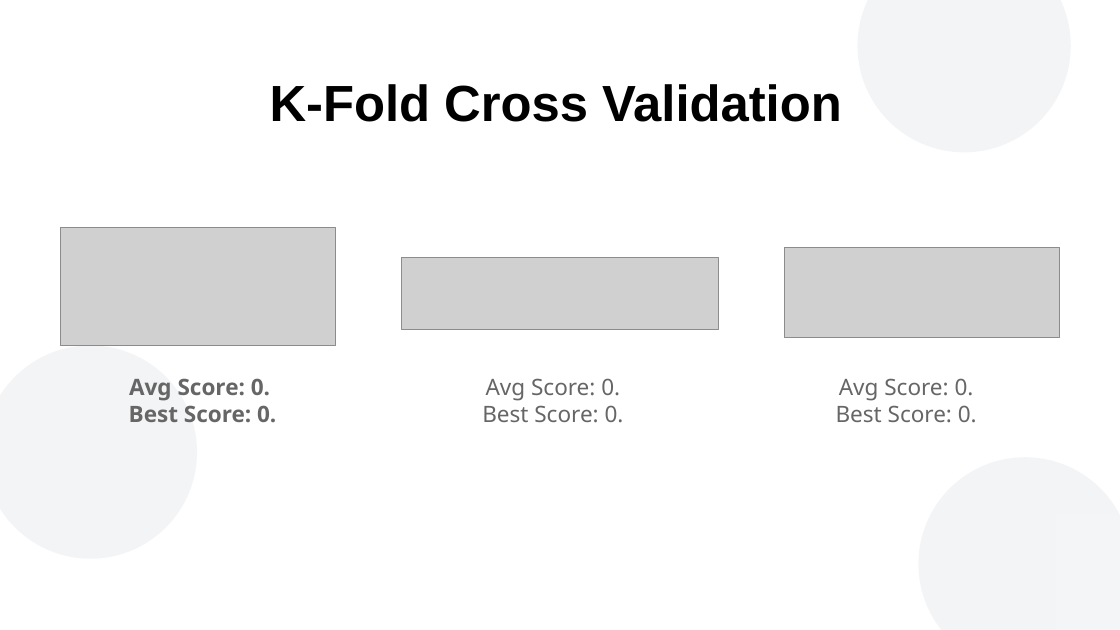
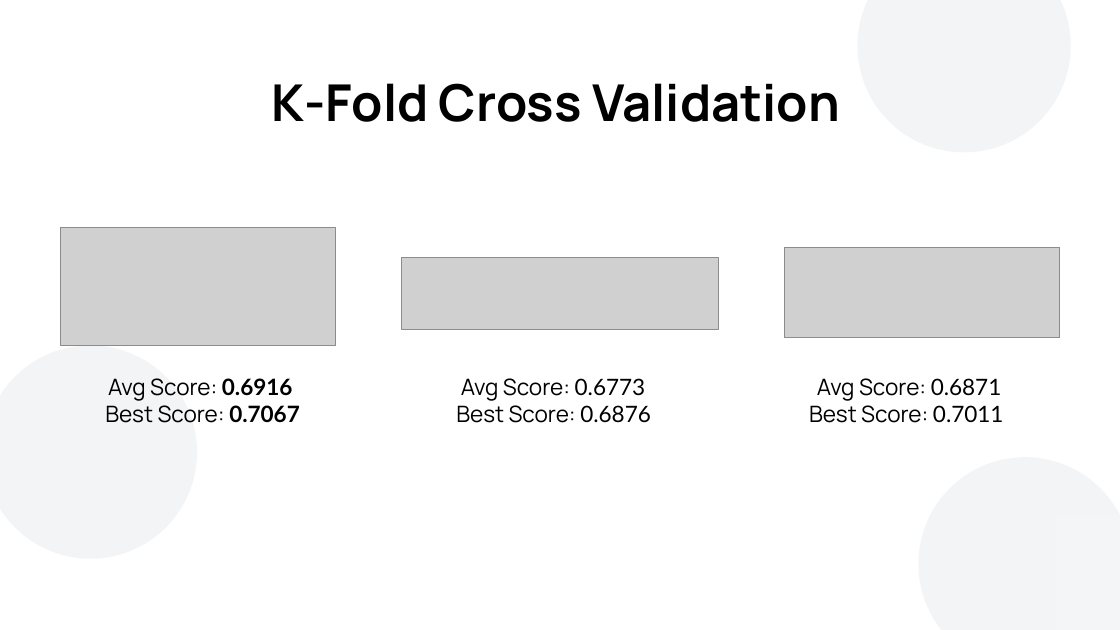
Before and after one commit to atfortes/Repeat-Buyers-Prediction, a slide deck: slide 20 of final_presentation.pptx (slide 19 before the commit). Drawn at 1120x630 pixels with LibreOffice and Linux fonts; fonts in the diff are those of the drawing; grey boxes stand for pictures; background and template pictures are left out. Boxes give left, top, right and bottom in pixels: in the first picture for what was removed or moved away, otherwise in the second. Text is boxed around its words. In the diff, an @@ line names an element or a change of style, - is before the commit and + after.

```diff
--- a/final_presentation.pptx
+++ b/final_presentation.pptx
@@ text "K-Fold Cross Validation" at (272, 83, 840, 122): font Arial to Manrope @@
@@ text at (105, 378, 300, 423): text changed; font Noto Sans to Manrope; text colour #666666 to #000000; bold off @@
-Avg Score: 0.
-Best Score: 0.
+Avg Score: 0.6916
+Best Score: 0.7067
@@ text at (456, 378, 651, 423): text changed; font Noto Sans to Manrope; text colour #666666 to #000000 @@
-Avg Score: 0.
-Best Score: 0.
+Avg Score: 0.6773
+Best Score: 0.6876
@@ text at (809, 378, 1004, 423): text changed; font Noto Sans to Manrope; text colour #666666 to #000000 @@
-Avg Score: 0.
-Best Score: 0.
+Avg Score: 0.6871
+Best Score: 0.7011
```
Also in this commit, not shown: 24 other slides changed, 1 slide added.
